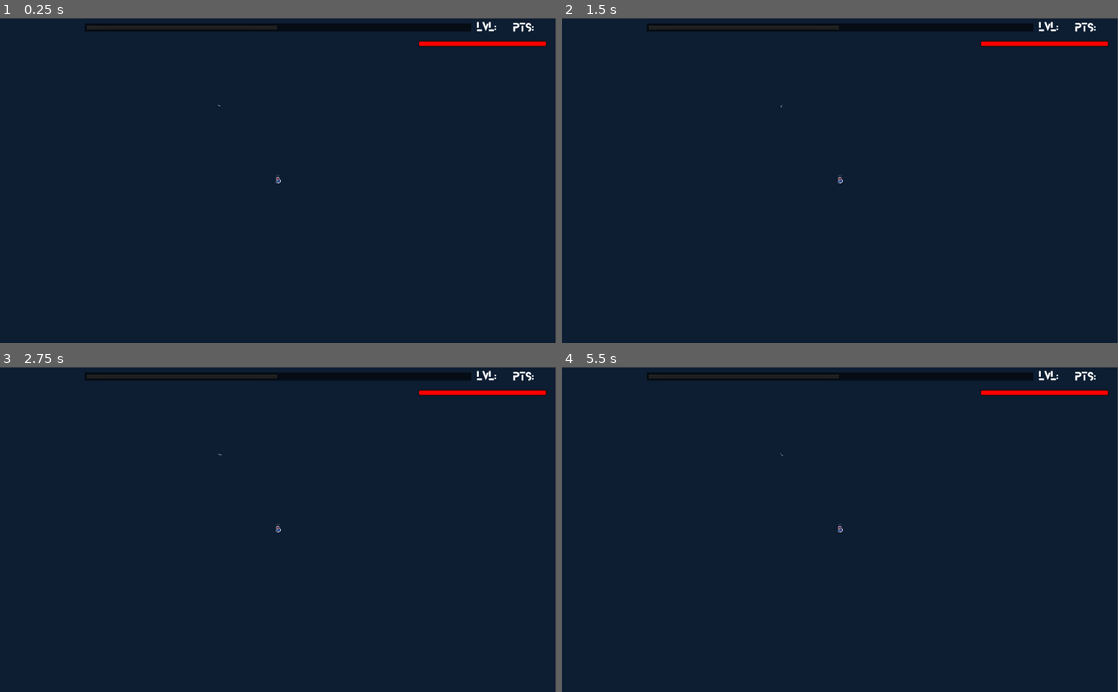
Above: before the commit, frames 1-4 (two rows, left to right).
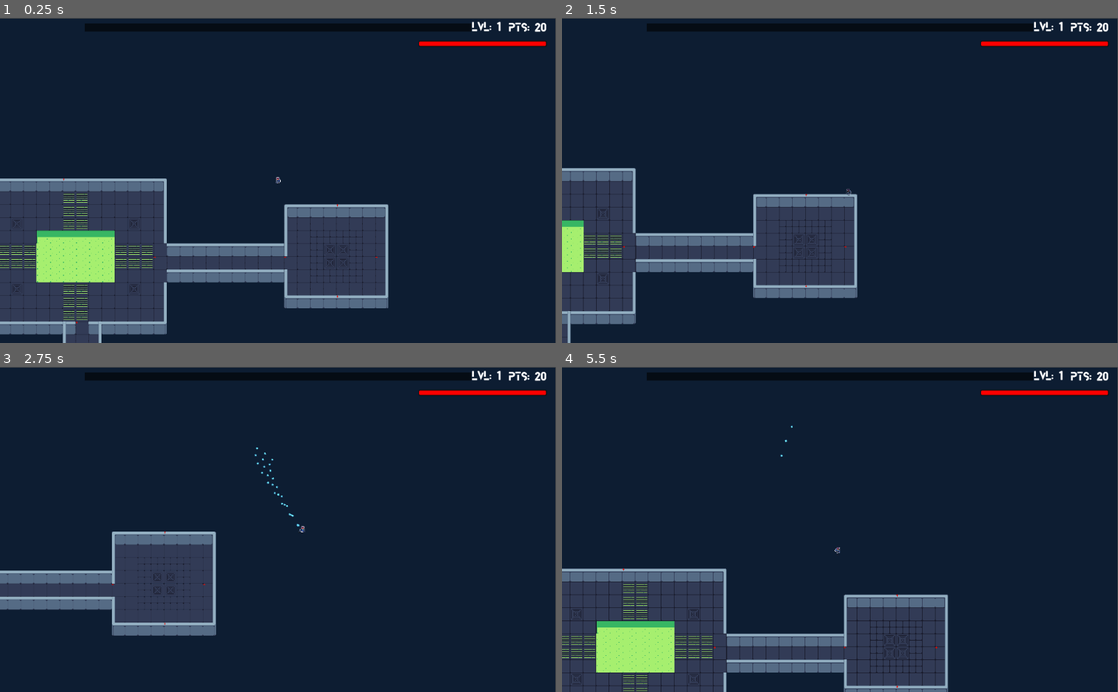
Above: after the commit, the same moments.

Repository: Manteater/H446_NEA
Game: Godot game, scene res://Source/Levels/Dungeon.tscn
Same seed, same stepped clock (60 frames per second), same inputs: the game is played once before the commit and once after it. The engine's default icon, where the game draws it, is replaced by a stand-in: a white triangle on a blue panel in a dark square.
Inputs (mouse positions are in pixels of both pictures, inside the frame that each line leads up to):
- Up to frame 1 (0.25 s): no input
- Up to frame 2 (1.5 s): tap Enter at 0.5 s; move the mouse to (962, 164) at 0.52 s; hold D (move_right) 0.53-1.28 s; tap E (Interact) at 0.6 s; move the mouse to (728, 196) at 1.27 s; hold S (move_down) from 1.28 s (still down); right-click (728, 196) at 1.35 s
- Up to frame 3 (2.75 s): move the mouse to (333, 458) at 2.02 s; release S (move_down) at 2.03 s; press the mouse at (333, 458) at 2.03 s; hold D (move_right) from 2.03 s (still down)
- Up to frame 4 (5.5 s): move the mouse to (812, 594) at 2.77 s; release D (move_right) at 2.78 s; release the mouse at (812, 594) at 2.78 s; hold W (move_up) 2.78-3.53 s; tap E (Interact) at 2.85, 5.1 s; move the mouse to (1006, 578) at 3.52 s; hold Right mouse button (dash) 3.53-4.28 s; hold A (move_left) 3.53-5.03 s; move the mouse to (673, 480) at 4.27 s; click (673, 480) at 4.35 s; move the mouse to (867, 529) at 5.02 s; hold S (move_down) from 5.03 s (still down)

The runs differ from the first frame. In frame 1, 23% of the frame differs, in the area x 0-99%, y 1-100%; in frame 2, 15%; in frame 3, 9.0%; in frame 4, 18%.
Error before the commit: Parse Error: The identifier "Room_" isn't a valid type (not a script or class), or couldn't be found on base "self". (res://Source/Levels/LevelGenerator.gd:114)

Commit message:
added back buttons to the menus

Diff:
--- /dev/null
+++ b/Source/UI/Menus/Shop.gd
@@ -0,0 +1,7 @@
+extends Control
+
+
+
+
+func _on_button_pressed():
+	visible = false
--- a/Source/UI/Menus/Shop.tscn
+++ b/Source/UI/Menus/Shop.tscn
@@ -1,8 +1,10 @@
-[gd_scene load_steps=6 format=2]
+[gd_scene load_steps=8 format=2]
 
 [ext_resource path="res://Source/UI/shopPanel.tscn" type="PackedScene" id=1]
 [ext_resource path="res://Source/UI/Title.tscn" type="PackedScene" id=2]
 [ext_resource path="res://Assets/UI/fonts/Blanka.otf" type="DynamicFontData" id=3]
+[ext_resource path="res://Source/UI/Buttons/button.tscn" type="PackedScene" id=4]
+[ext_resource path="res://Source/UI/Menus/Shop.gd" type="Script" id=5]
 
 [sub_resource type="DynamicFont" id=1]
 size = 50
@@ -15,6 +17,7 @@
 [node name="Shop" type="Control"]
 margin_right = 1024.0
 margin_bottom = 600.0
+script = ExtResource( 5 )
 
 [node name="Title" parent="." instance=ExtResource( 2 )]
 margin_left = -130.5
@@ -108,3 +111,12 @@
 upgradeName = ""
 upgradeValue = 0
 upgradeDescription = ""
+
+[node name="button" parent="." instance=ExtResource( 4 )]
+margin_left = 415.0
+margin_top = 497.0
+margin_right = 622.0
+margin_bottom = 541.251
+text = "return"
+
+[connection signal="pressed" from="button" to="." method="_on_button_pressed"]
--- /dev/null
+++ b/Source/UI/Menus/saveGamesMenu.gd
@@ -0,0 +1,7 @@
+extends Control
+
+
+
+
+func _on_returnButton_pressed():
+	visible = false
--- a/Source/UI/Menus/saveGamesMenu.tscn
+++ b/Source/UI/Menus/saveGamesMenu.tscn
@@ -1,13 +1,344 @@
-[gd_scene load_steps=4 format=2]
+[gd_scene load_steps=41 format=2]
 
 [ext_resource path="res://Assets/UI/SpaceStationGenerator.png" type="Texture" id=1]
 [ext_resource path="res://Source/UI/Buttons/SaveGameButton.tscn" type="PackedScene" id=2]
 [ext_resource path="res://Source/UI/Title.tscn" type="PackedScene" id=3]
+[ext_resource path="res://Source/UI/Buttons/button.tscn" type="PackedScene" id=4]
+[ext_resource path="res://Assets/UI/fonts/Blanka.tres" type="DynamicFont" id=5]
+[ext_resource path="res://Assets/UI/UI themes/kenvector_future.ttf" type="DynamicFontData" id=6]
+[ext_resource path="res://Assets/UI/UI themes/UIpack_vector.svg" type="Texture" id=7]
+[ext_resource path="res://Source/UI/Menus/saveGamesMenu.gd" type="Script" id=8]
+
+[sub_resource type="StyleBoxTexture" id=1]
+texture = ExtResource( 7 )
+region_rect = Rect2( 211, 0, 190, 49 )
+margin_left = 12.5436
+margin_right = 8.78053
+margin_top = 10.0349
+margin_bottom = 14.2161
+
+[sub_resource type="StyleBoxEmpty" id=2]
+
+[sub_resource type="StyleBoxTexture" id=3]
+texture = ExtResource( 7 )
+region_rect = Rect2( 1, 0, 190, 49 )
+margin_left = 12.5436
+margin_right = 8.78053
+margin_top = 10.0349
+margin_bottom = 14.2161
+
+[sub_resource type="StyleBoxTexture" id=4]
+texture = ExtResource( 7 )
+region_rect = Rect2( 211, 0, 190, 49 )
+margin_left = 12.5436
+margin_right = 8.78053
+margin_top = 10.0349
+margin_bottom = 14.2161
+
+[sub_resource type="StyleBoxTexture" id=5]
+texture = ExtResource( 7 )
+region_rect = Rect2( 421, 4, 190, 45 )
+margin_left = 12.5436
+margin_right = 8.78053
+margin_top = 10.0349
+margin_bottom = 14.2161
+
+[sub_resource type="DynamicFont" id=23]
+use_mipmaps = true
+use_filter = true
+font_data = ExtResource( 6 )
+
+[sub_resource type="AtlasTexture" id=6]
+flags = 4
+atlas = ExtResource( 7 )
+region = Rect2( 250, 544, 36, 36 )
+
+[sub_resource type="AtlasTexture" id=7]
+flags = 4
+atlas = ExtResource( 7 )
+region = Rect2( 251, 440, 36, 36 )
+
+[sub_resource type="AtlasTexture" id=8]
+flags = 4
+atlas = ExtResource( 7 )
+region = Rect2( 1, 440, 36, 36 )
+
+[sub_resource type="AtlasTexture" id=9]
+flags = 4
+atlas = ExtResource( 7 )
+region = Rect2( 0, 544, 36, 36 )
+
+[sub_resource type="StyleBoxEmpty" id=10]
+
+[sub_resource type="StyleBoxEmpty" id=11]
+
+[sub_resource type="StyleBoxEmpty" id=12]
+
+[sub_resource type="StyleBoxEmpty" id=13]
+
+[sub_resource type="AtlasTexture" id=31]
+flags = 4
+atlas = ExtResource( 7 )
+region = Rect2( 250, 644, 36, 36 )
+
+[sub_resource type="AtlasTexture" id=32]
+flags = 4
+atlas = ExtResource( 7 )
+region = Rect2( 250, 544, 36, 36 )
+
+[sub_resource type="AtlasTexture" id=14]
+flags = 4
+atlas = ExtResource( 7 )
+region = Rect2( 872, 444, 28, 42 )
+
+[sub_resource type="StyleBoxTexture" id=15]
+texture = ExtResource( 7 )
+region_rect = Rect2( 840, 316, 192, 6 )
+
+[sub_resource type="StyleBoxEmpty" id=16]
+
+[sub_resource type="StyleBoxTexture" id=17]
+texture = ExtResource( 7 )
+region_rect = Rect2( 629, 317, 194, 49 )
+margin_left = 17.1475
+margin_right = 13.718
+margin_top = 12.0032
+margin_bottom = 9.43112
+
+[sub_resource type="AtlasTexture" id=18]
+flags = 4
+atlas = ExtResource( 7 )
+region = Rect2( 812, 458, 28, 10 )
+
+[sub_resource type="StyleBoxTexture" id=19]
+texture = ExtResource( 7 )
+region_rect = Rect2( 1, 310, 100, 100 )
+margin_left = 12.3202
+margin_right = 13.3469
+margin_top = 13.3469
+margin_bottom = 11.2935
+
+[sub_resource type="AtlasTexture" id=20]
+flags = 4
+atlas = ExtResource( 7 )
+region = Rect2( 250, 544, 36, 36 )
+
+[sub_resource type="AtlasTexture" id=26]
+flags = 4
+atlas = ExtResource( 7 )
+region = Rect2( 251, 440, 36, 36 )
+
+[sub_resource type="AtlasTexture" id=27]
+flags = 4
+atlas = ExtResource( 7 )
+region = Rect2( 1, 440, 36, 36 )
+
+[sub_resource type="AtlasTexture" id=28]
+flags = 4
+atlas = ExtResource( 7 )
+region = Rect2( 0, 544, 36, 36 )
+
+[sub_resource type="StyleBoxTexture" id=29]
+content_margin_left = 4.0
+content_margin_right = 4.0
+content_margin_top = 4.0
+content_margin_bottom = 4.0
+texture = ExtResource( 7 )
+region_rect = Rect2( 321, 440, 49, 49 )
+margin_left = 7.94429
+margin_right = 8.73872
+margin_top = 9.53314
+margin_bottom = 13.9025
+
+[sub_resource type="StyleBoxTexture" id=30]
+content_margin_left = 10.0
+content_margin_right = 10.0
+content_margin_top = 10.0
+content_margin_bottom = 10.0
+texture = ExtResource( 7 )
+region_rect = Rect2( 321, 440, 49, 49 )
+margin_left = 7.94429
+margin_right = 8.73872
+margin_top = 9.53314
+margin_bottom = 13.9025
+expand_margin_top = 10.0
+expand_margin_bottom = 10.0
+
+[sub_resource type="StyleBoxTexture" id=22]
+content_margin_left = 12.0
+content_margin_top = 10.0
+texture = ExtResource( 7 )
+region_rect = Rect2( 1, 310, 100, 100 )
+margin_left = 10.8072
+margin_right = 9.71325
+margin_top = 28.4299
+margin_bottom = 14.7561
+axis_stretch_vertical = 1
+
+[sub_resource type="AtlasTexture" id=24]
+flags = 4
+atlas = ExtResource( 7 )
+region = Rect2( 1007, 450, 39, 31 )
+
+[sub_resource type="StyleBoxTexture" id=25]
+texture = ExtResource( 7 )
+region_rect = Rect2( 1051, 317, 4, 100 )
+
+[sub_resource type="Theme" id=33]
+default_font = SubResource( 23 )
+Button/colors/font_color = Color( 0, 0, 0, 1 )
+Button/colors/font_color_disabled = Color( 0.9, 0.9, 0.9, 0.2 )
+Button/colors/font_color_focus = Color( 0.94, 0.94, 0.94, 1 )
+Button/colors/font_color_hover = Color( 0.34902, 0.34902, 0.34902, 1 )
+Button/colors/font_color_pressed = Color( 0.388235, 0.388235, 0.388235, 1 )
+Button/constants/hseparation = 2
+Button/fonts/font = ExtResource( 5 )
+Button/styles/disabled = SubResource( 1 )
+Button/styles/focus = SubResource( 2 )
+Button/styles/hover = SubResource( 3 )
+Button/styles/normal = SubResource( 4 )
+Button/styles/pressed = SubResource( 5 )
+CheckBox/colors/font_color = Color( 0, 0, 0, 1 )
+CheckBox/colors/font_color_disabled = Color( 0.9, 0.9, 0.9, 0.2 )
+CheckBox/colors/font_color_hover = Color( 0.34902, 0.34902, 0.34902, 1 )
+CheckBox/colors/font_color_hover_pressed = Color( 0.34902, 0.34902, 0.34902, 1 )
+CheckBox/colors/font_color_pressed = Color( 0.388235, 0.388235, 0.388235, 1 )
+CheckBox/constants/check_vadjust = 0
+CheckBox/constants/hseparation = 4
+CheckBox/fonts/font = SubResource( 23 )
+CheckBox/icons/checked = SubResource( 6 )
+CheckBox/icons/radio_checked = SubResource( 7 )
+CheckBox/icons/radio_unchecked = SubResource( 8 )
+CheckBox/icons/unchecked = SubResource( 9 )
+CheckBox/styles/disabled = null
+CheckBox/styles/focus = null
+CheckBox/styles/hover = SubResource( 10 )
+CheckBox/styles/hover_pressed = SubResource( 11 )
+CheckBox/styles/normal = SubResource( 12 )
+CheckBox/styles/pressed = SubResource( 13 )
+CheckButton/colors/font_color = Color( 0, 0, 0, 1 )
+CheckButton/colors/font_color_disabled = Color( 0.9, 0.9, 0.9, 0.2 )
+CheckButton/colors/font_color_hover = Color( 0.34902, 0.34902, 0.34902, 1 )
+CheckButton/colors/font_color_hover_pressed = Color( 0.388235, 0.388235, 0.388235, 1 )
+CheckButton/colors/font_color_pressed = Color( 0.388235, 0.388235, 0.388235, 1 )
+CheckButton/constants/check_vadjust = 0
+CheckButton/constants/hseparation = 4
+CheckButton/fonts/font = SubResource( 23 )
+CheckButton/icons/off = SubResource( 31 )
+CheckButton/icons/off_disabled = SubResource( 31 )
+CheckButton/icons/on = SubResource( 32 )
+CheckButton/icons/on_disabled = SubResource( 32 )
+CheckButton/styles/disabled = null
+CheckButton/styles/focus = null
+CheckButton/styles/hover = null
+CheckButton/styles/hover_pressed = null
+CheckButton/styles/normal = null
+CheckButton/styles/pressed = null
+HSlider/icons/grabber = SubResource( 14 )
+HSlider/icons/grabber_disabled = null
+HSlider/icons/grabber_highlight = SubResource( 14 )
+HSlider/icons/tick = null
+HSlider/styles/grabber_area = SubResource( 15 )
+HSlider/styles/grabber_area_highlight = SubResource( 15 )
+HSlider/styles/slider = SubResource( 15 )
+LineEdit/colors/clear_button_color = Color( 0.88, 0.88, 0.88, 1 )
+LineEdit/colors/clear_button_color_pressed = Color( 1, 1, 1, 1 )
+LineEdit/colors/cursor_color = Color( 0.34902, 0.34902, 0.34902, 1 )
+LineEdit/colors/font_color = Color( 0, 0, 0, 1 )
+LineEdit/colors/font_color_selected = Color( 0.894118, 0.894118, 0.894118, 1 )
+LineEdit/colors/font_color_uneditable = Color( 0.88, 0.88, 0.88, 0.5 )
+LineEdit/colors/selection_color = Color( 0.34902, 0.34902, 0.34902, 1 )
+LineEdit/constants/minimum_spaces = 12
+LineEdit/fonts/font = SubResource( 23 )
+LineEdit/icons/clear = null
+LineEdit/styles/focus = SubResource( 16 )
+LineEdit/styles/normal = SubResource( 17 )
+LineEdit/styles/read_only = SubResource( 17 )
+OptionButton/colors/font_color = Color( 0, 0, 0, 1 )
+OptionButton/colors/font_color_disabled = Color( 0.9, 0.9, 0.9, 0.2 )
+OptionButton/colors/font_color_hover = Color( 0.34902, 0.34902, 0.34902, 1 )
+OptionButton/colors/font_color_pressed = Color( 0, 0, 0, 1 )
+OptionButton/constants/arrow_margin = 2
+OptionButton/constants/hseparation = 2
+OptionButton/fonts/font = SubResource( 23 )
+OptionButton/icons/arrow = SubResource( 18 )
+OptionButton/styles/disabled = null
+OptionButton/styles/focus = null
+OptionButton/styles/hover = null
+OptionButton/styles/normal = null
+OptionButton/styles/pressed = null
+Panel/styles/panel = SubResource( 19 )
+PopupMenu/colors/font_color = Color( 0, 0, 0, 1 )
+PopupMenu/colors/font_color_accel = Color( 0.701961, 0.701961, 0.701961, 0.8 )
+PopupMenu/colors/font_color_disabled = Color( 0.4, 0.4, 0.4, 0.8 )
+PopupMenu/colors/font_color_hover = Color( 0.388235, 0.388235, 0.388235, 1 )
+PopupMenu/constants/hseparation = 4
+PopupMenu/constants/vseparation = 32
+PopupMenu/fonts/font = SubResource( 23 )
+PopupMenu/icons/checked = SubResource( 20 )
+PopupMenu/icons/radio_checked = SubResource( 26 )
+PopupMenu/icons/radio_unchecked = SubResource( 27 )
+PopupMenu/icons/submenu = null
+PopupMenu/icons/unchecked = SubResource( 28 )
+PopupMenu/styles/hover = SubResource( 29 )
+PopupMenu/styles/labeled_separator_left = null
+PopupMenu/styles/labeled_separator_right = null
+PopupMenu/styles/panel = SubResource( 30 )
+PopupMenu/styles/panel_disabled = null
+PopupMenu/styles/separator = null
+ProgressBar/styles/bg = null
+TextEdit/colors/background_color = Color( 0, 0, 0, 0 )
+TextEdit/colors/bookmark_color = Color( 0.08, 0.49, 0.98, 1 )
+TextEdit/colors/brace_mismatch_color = Color( 1, 0.2, 0.2, 1 )
+TextEdit/colors/breakpoint_color = Color( 0.8, 0.8, 0.4, 0.2 )
+TextEdit/colors/caret_background_color = Color( 0, 0, 0, 1 )
+TextEdit/colors/caret_color = Color( 0.88, 0.88, 0.88, 1 )
+TextEdit/colors/code_folding_color = Color( 0.8, 0.8, 0.8, 0.8 )
+TextEdit/colors/completion_background_color = Color( 0.17, 0.16, 0.2, 1 )
+TextEdit/colors/completion_existing_color = Color( 0.87, 0.87, 0.87, 0.13 )
+TextEdit/colors/completion_font_color = Color( 0.67, 0.67, 0.67, 1 )
+TextEdit/colors/completion_scroll_color = Color( 1, 1, 1, 1 )
+TextEdit/colors/completion_selected_color = Color( 0.26, 0.26, 0.27, 1 )
+TextEdit/colors/current_line_color = Color( 0.25, 0.25, 0.26, 0.8 )
+TextEdit/colors/executing_line_color = Color( 0.2, 0.8, 0.2, 0.4 )
+TextEdit/colors/font_color = Color( 0, 0, 0, 1 )
+TextEdit/colors/font_color_readonly = Color( 0.88, 0.88, 0.88, 0.5 )
+TextEdit/colors/font_color_selected = Color( 0.34902, 0.34902, 0.34902, 1 )
+TextEdit/colors/function_color = Color( 0.4, 0.64, 0.81, 1 )
+TextEdit/colors/line_number_color = Color( 0.67, 0.67, 0.67, 0.4 )
+TextEdit/colors/mark_color = Color( 1, 0.4, 0.4, 0.4 )
+TextEdit/colors/member_variable_color = Color( 0.9, 0.31, 0.35, 1 )
+TextEdit/colors/number_color = Color( 0.92, 0.58, 0.2, 1 )
+TextEdit/colors/safe_line_number_color = Color( 0.67, 0.78, 0.67, 0.6 )
+TextEdit/colors/selection_color = Color( 0.49, 0.49, 0.49, 1 )
+TextEdit/colors/symbol_color = Color( 0.94, 0.94, 0.94, 1 )
+TextEdit/colors/word_highlighted_color = Color( 0.8, 0.9, 0.9, 0.15 )
+TextEdit/constants/completion_lines = 7
+TextEdit/constants/completion_max_width = 50
+TextEdit/constants/completion_scroll_width = 3
+TextEdit/constants/line_spacing = 4
+TextEdit/fonts/font = SubResource( 23 )
+TextEdit/icons/fold = null
+TextEdit/icons/folded = null
+TextEdit/icons/space = null
+TextEdit/icons/tab = null
+TextEdit/styles/completion = null
+TextEdit/styles/focus = null
+TextEdit/styles/normal = SubResource( 22 )
+TextEdit/styles/read_only = null
+VSlider/icons/grabber = SubResource( 24 )
+VSlider/icons/grabber_disabled = SubResource( 24 )
+VSlider/icons/grabber_highlight = SubResource( 24 )
+VSlider/icons/tick = null
+VSlider/styles/grabber_area = SubResource( 25 )
+VSlider/styles/grabber_area_highlight = SubResource( 25 )
+VSlider/styles/slider = SubResource( 25 )
 
 [node name="saveGamesMenu" type="Control"]
 pause_mode = 2
 anchor_right = 1.0
 anchor_bottom = 1.0
+script = ExtResource( 8 )
 
 [node name="TextureRect" type="TextureRect" parent="."]
 anchor_right = 1.0
@@ -108,3 +439,17 @@
 margin_bottom = 110.0
 text = "Save Game 6"
 saveGamePath = "user://save6"
+
+[node name="returnButton" parent="." instance=ExtResource( 4 )]
+anchor_left = 0.5
+anchor_top = 1.0
+anchor_right = 0.5
+anchor_bottom = 1.0
+margin_left = -72.0
+margin_top = -160.0
+margin_right = 69.0
+margin_bottom = -116.0
+theme = SubResource( 33 )
+text = "Back"
+
+[connection signal="pressed" from="returnButton" to="." method="_on_returnButton_pressed"]
--- a/project.godot
+++ b/project.godot
@@ -15,9 +15,29 @@
 "path": "res://Source/Actors/Actor.gd"
 }, {
 "base": "Resource",
+"class": "Character",
+"language": "GDScript",
+"path": "res://Source/Tools/Character.gd"
+}, {
+"base": "Node2D",
+"class": "Room_",
+"language": "GDScript",
+"path": "res://Source/Levels/Rooms/baseRoom.gd"
+}, {
+"base": "Resource",
 "class": "SaveGame",
 "language": "GDScript",
 "path": "res://Source/Tools/saveGame.gd"
+}, {
+"base": "TextureButton",
+"class": "SkillNode",
+"language": "GDScript",
+"path": "res://Source/UI/Buttons/skillButton.gd"
+}, {
+"base": "Node",
+"class": "Upgrade",
+"language": "GDScript",
+"path": "res://Source/Prop stuff/Upgrades/Upgrade.gd"
 }, {
 "base": "Area2D",
 "class": "interact",
@@ -26,7 +46,11 @@
 } ]
 _global_script_class_icons={
 "Actor": "",
+"Character": "",
+"Room_": "",
 "SaveGame": "",
+"SkillNode": "",
+"Upgrade": "",
 "interact": ""
 }
 
